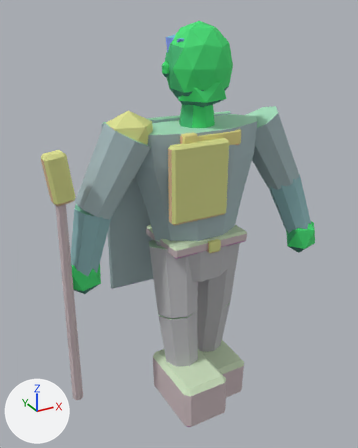
An edit to the glTF model assets/exports/npc/npc_raider_passing_r_v01.glb, drawn before and after from the same camera.
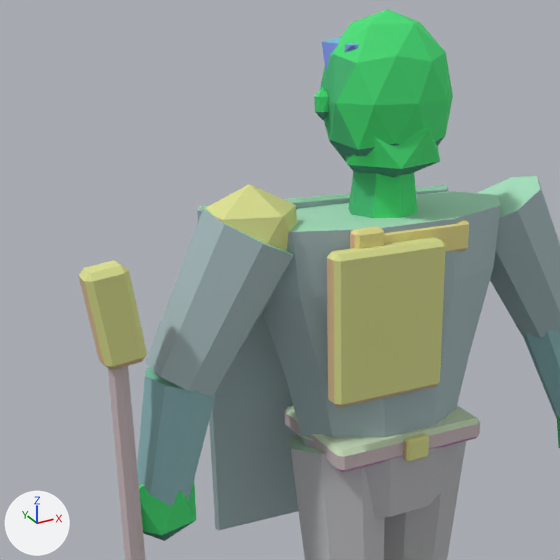
There are two pictures of each version: one whole from a 50 mm camera at (-1.18, -1.98, 2.08) aimed at (-0.09, 0.01, 1.09), one close up on the part from 0% to 80% of the width and 3% to 68% of the height. The lights are fixed; the arrows at lower left show +X, +Y and +Z. The first two pictures are the older version. Vertices at exactly the same position are counted once.

Before the edit, the objects in view are built like this:
```python
me_geo_npc_raider_passing_r_v01 = bpy.data.meshes.new('GEO_npc_raider_passing_r_v01')
me_geo_npc_raider_passing_r_v01.from_pydata(...)  # 564 vertices, 1012 faces; spans x -0.73..0.68, y -0.38..0.26, z -0.01..2.03
me_geo_npc_raider_passing_r_v01.materials.append(mat_mat_npc_indexed)
ob_geo_npc_raider_passing_r_v01 = bpy.data.objects.new('GEO_npc_raider_passing_r_v01', me_geo_npc_raider_passing_r_v01)
ob_geo_npc_raider_passing_r_v01.location = (0.0, 0.0, 0.0)
```
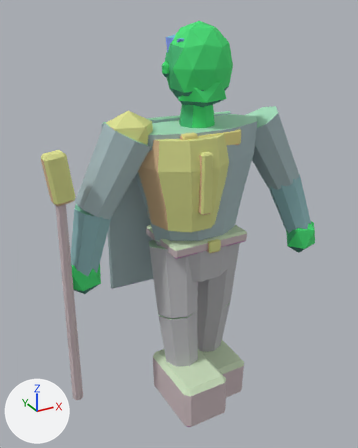
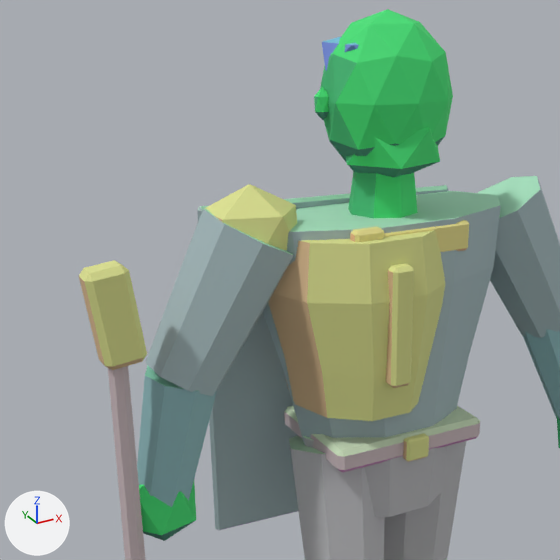
Changed parts and their boxes (x1, y1, x2, y2) in the close-ups (560 x 560 px; the box of a moved part takes in the faces that stretch with it):
part 1 of me_geo_npc_raider_passing_r_v01, moved or reshaped
    before: (327, 237, 446, 408)
    after: (386, 264, 414, 388)
part 2 of me_geo_npc_raider_passing_r_v01, added
    after: (268, 230, 445, 421)

The edits, one by one:
me_geo_npc_raider_passing_r_v01 is used by ob_geo_npc_raider_passing_r_v01; location (0.0, 0.0, 0.0).
me_geo_npc_raider_passing_r_v01 had 564 vertices, 1012 faces and spanned x -0.73..0.68, y -0.38..0.26, z -0.01..2.03.
me_geo_npc_raider_passing_r_v01 now has 604 vertices, 1088 faces and spans x -0.73..0.68, y -0.38..0.26, z -0.01..2.03.
me_geo_npc_raider_passing_r_v01 part 1: the loose piece of 24 vertices spanning x -0.23..0.05, y -0.2..-0.15, z 1.18..1.55 is scaled about its middle by (0.159, 0.727, 0.795), then moved by (0.01, -0.04, 0.0).
me_geo_npc_raider_passing_r_v01 part 2: a new loose piece of 40 vertices spanning x -0.32..0.16, y -0.22..0.19, z 1.13..1.56, in mat_mat_npc_indexed.
